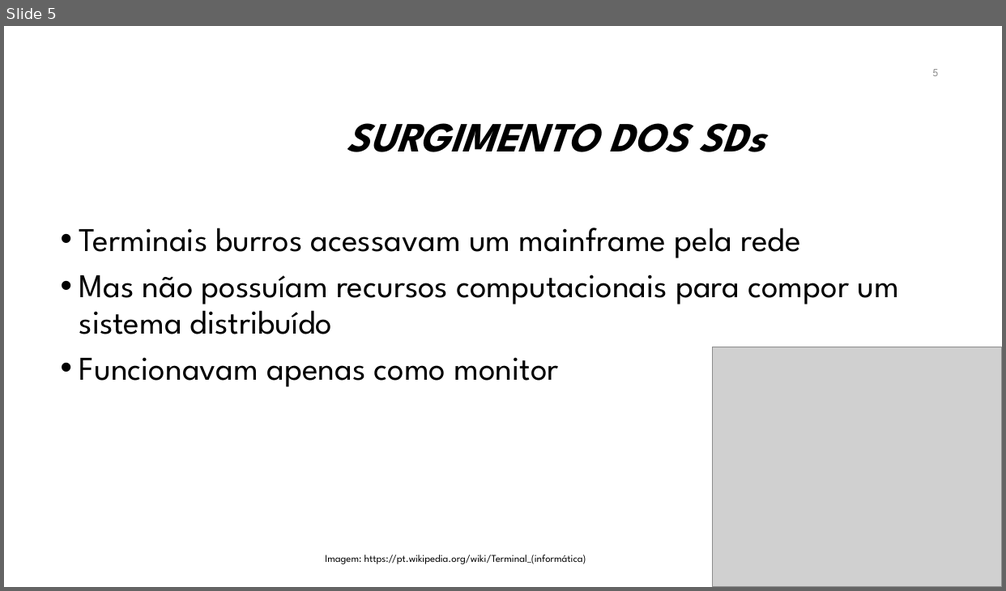
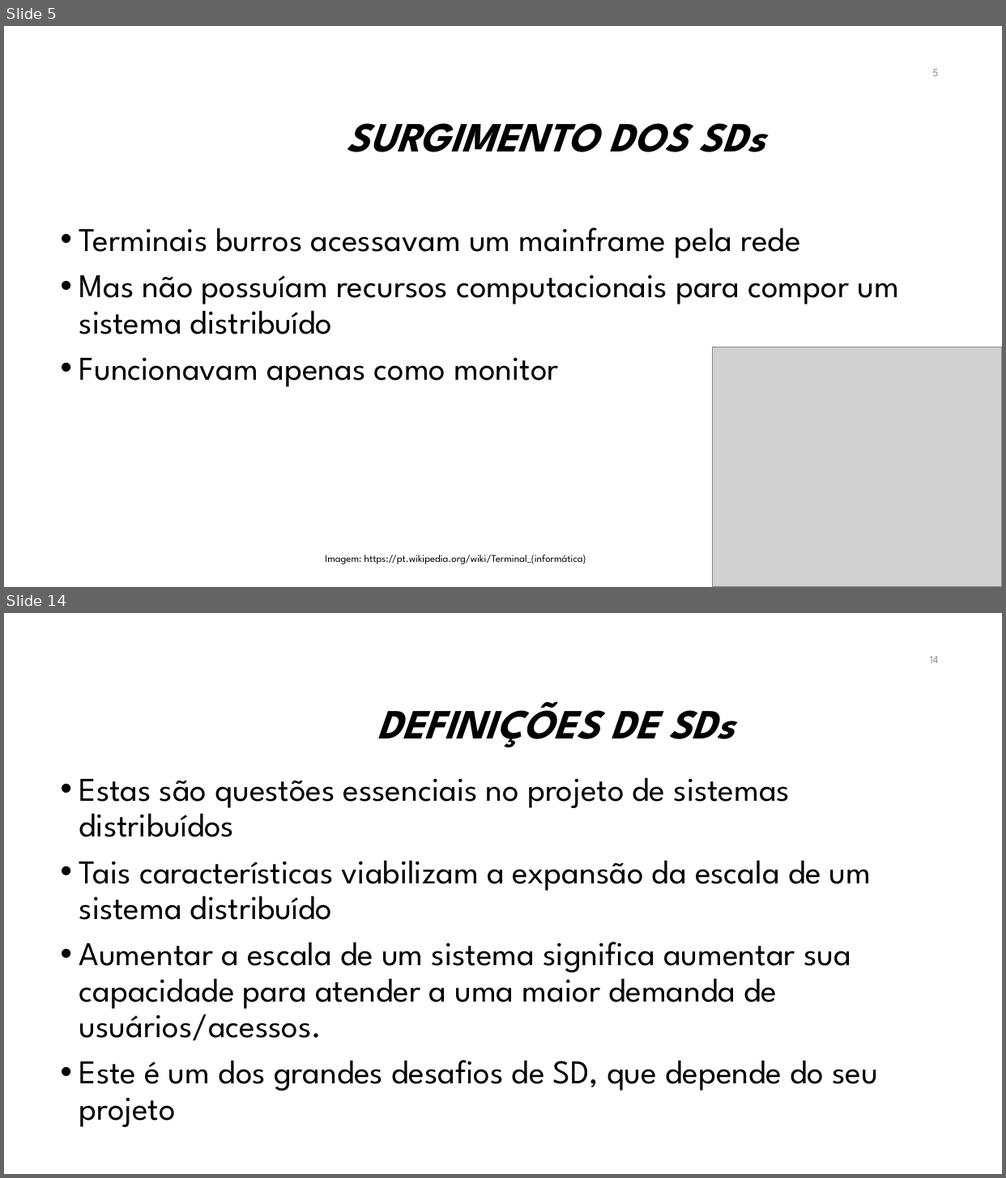
Before and after one commit to manoelcampos/sistemas-distribuidos, a slide deck: introducao-sd.pptx. Shown one above the other, each under a label of ours: slide 5 before the commit, slides 5 and 14 after it; the slides between them are not shown. The pictures are 1006x591 and 1006x1178 pixels, drawn with LibreOffice and Linux fonts; fonts in the diff are those of the drawing; grey boxes stand for pictures; background and template pictures are left out. Boxes give left, top, right and bottom in pixels: in the first picture for what was removed or moved away, otherwise in the second. Text is boxed around its words. In the diff, an @@ line names an element or a change of style, - is before the commit and + after.

```diff
--- a/introducao-sd.pptx
+++ b/introducao-sd.pptx
@@ slide 14 added at box(4, 613, 1002, 1174), background #FFFFFF @@
@@ page number added at box(930, 656, 939, 663), 10.5 pt, text #8C8C8C @@
+14
@@ title added at box(377, 702, 734, 747), 40 pt, text #000000, bold, italic @@
+DEFINIÇÕES DE SDs
@@ text added at box(79, 777, 878, 1127), 32 pt, text #000000 @@
+• Estas são questões essenciais no projeto de sistemas distribuídos
+• Tais características viabilizam a expansão da escala de um sistema distribuído
+• Aumentar a escala de um sistema significa aumentar sua capacidade para atender a uma maior demanda de usuários/acessos.
+• Este é um dos grandes desafios de SD, que depende do seu projeto
```
Also in this commit, not shown: 2 slides changed, 21 other slides added, 1 slide removed, 3 other files.
